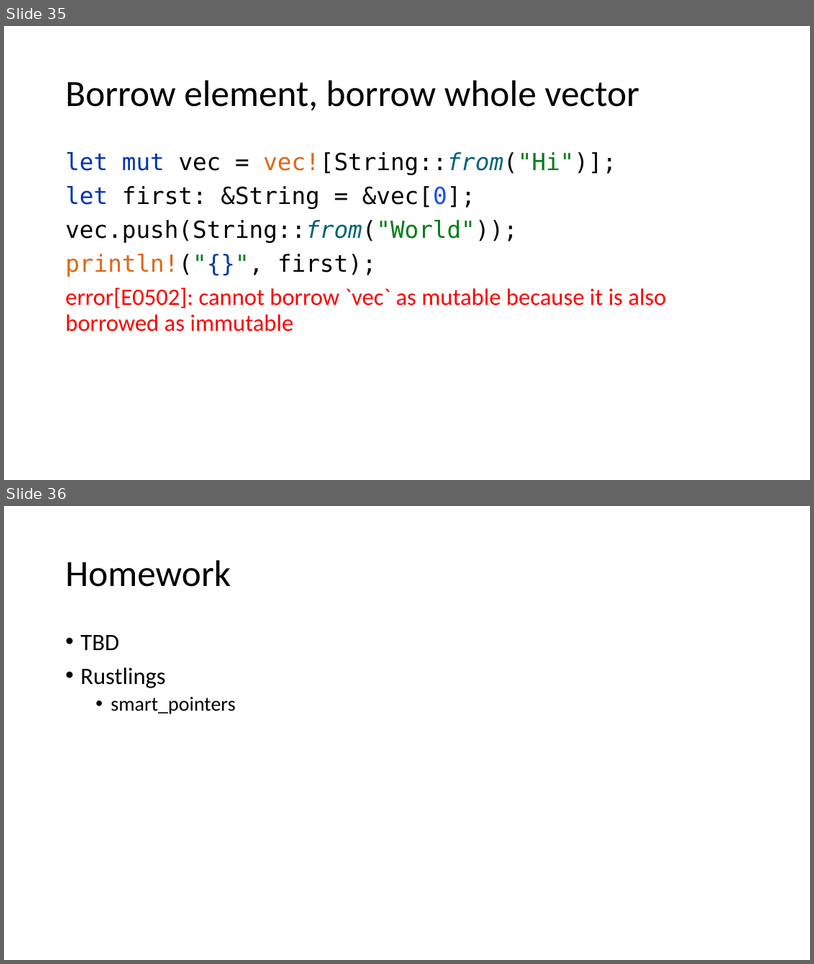
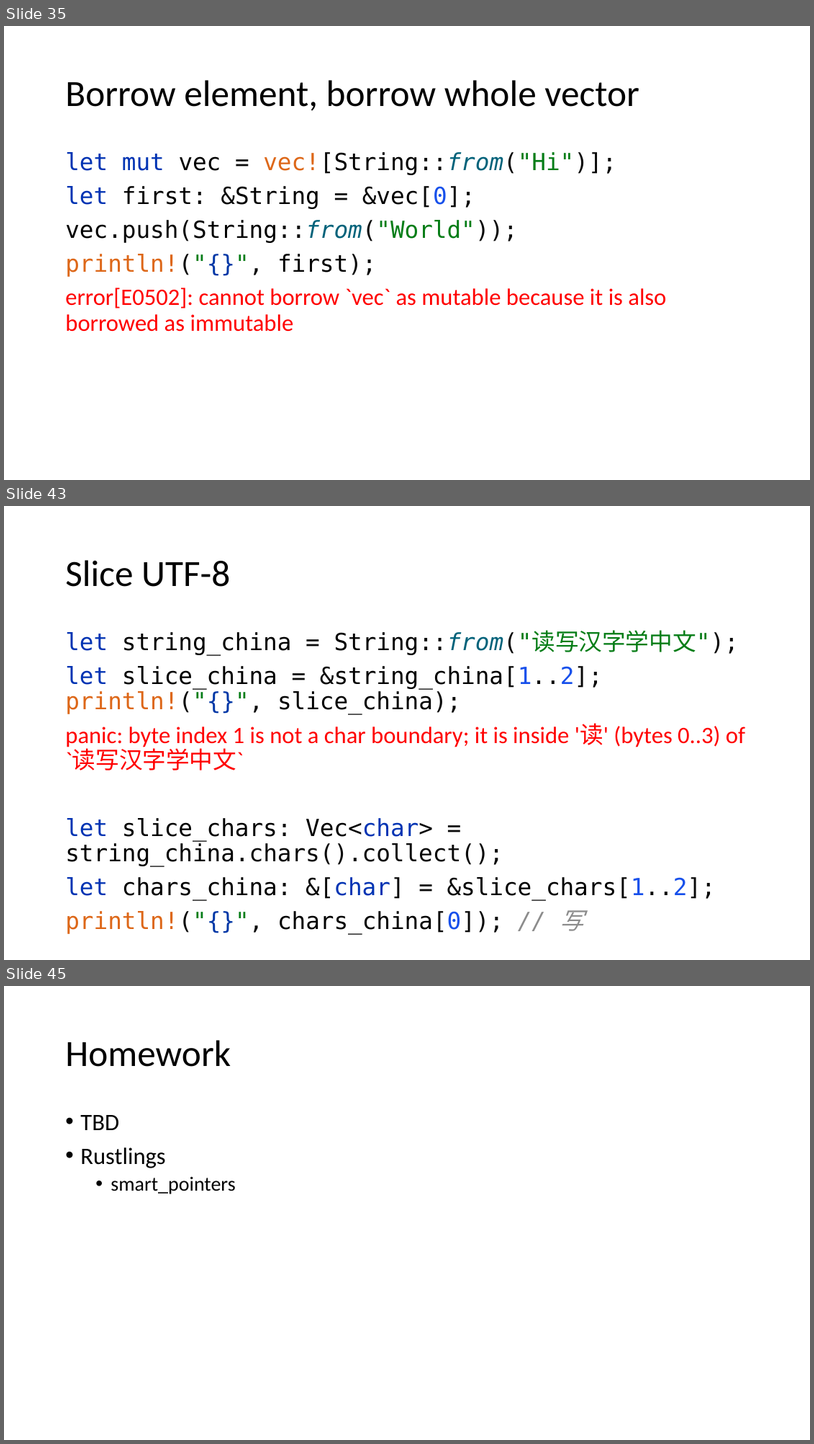
Before and after one commit to kugushev/course-rust-basics, a slide deck: src/05-SmartPointers/05-SmartPointers.pptx. Shown one above the other, each under a label of ours: slides 35 and 36 before the commit, slides 35, 43 and 45 after it; the slides between them are not shown. The pictures are 814x964 and 814x1444 pixels, drawn with LibreOffice and Linux fonts; fonts in the diff are those of the drawing. Boxes give left, top, right and bottom in pixels: in the first picture for what was removed or moved away, otherwise in the second. Text is boxed around its words. In the diff, an @@ line names an element or a change of style, - is before the commit and + after.

```diff
--- a/src/05-SmartPointers/05-SmartPointers.pptx
+++ b/src/05-SmartPointers/05-SmartPointers.pptx
@@ slide 43 added at bbox=[4, 506, 810, 960], background #FFFFFF @@
@@ title added at bbox=[65, 560, 230, 587], 44 pt, text #000000 @@
+Slice UTF-8
@@ text added at bbox=[65, 631, 746, 900], 28 pt, text #000000 @@
+let string_china = String::from("读写汉字学中文");
+let slice_china = &string_china[1..2];
+println!("{}", slice_china);
+panic: byte index 1 is not a char boundary; it is inside '读' (bytes 0..3) of `读写汉字学中文`
+let slice_chars: Vec<char> = string_china.chars().collect();
+let chars_china: &[char] = &slice_chars[1..2];
+println!("{}", chars_china[0]); // 写
@@ what was slide 36 is now slide 45 @@
```
Also in this commit, not shown: 8 other slides added.
